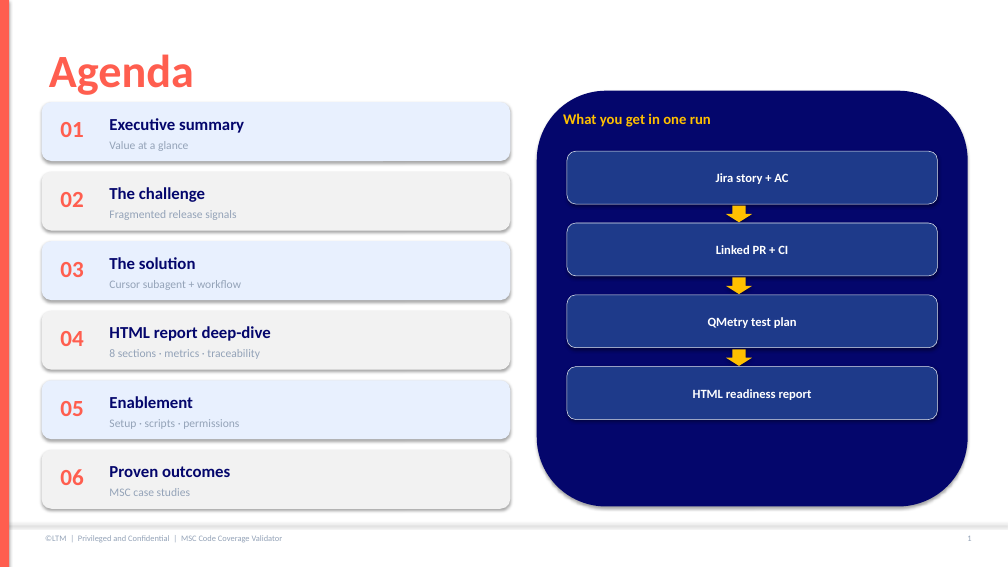
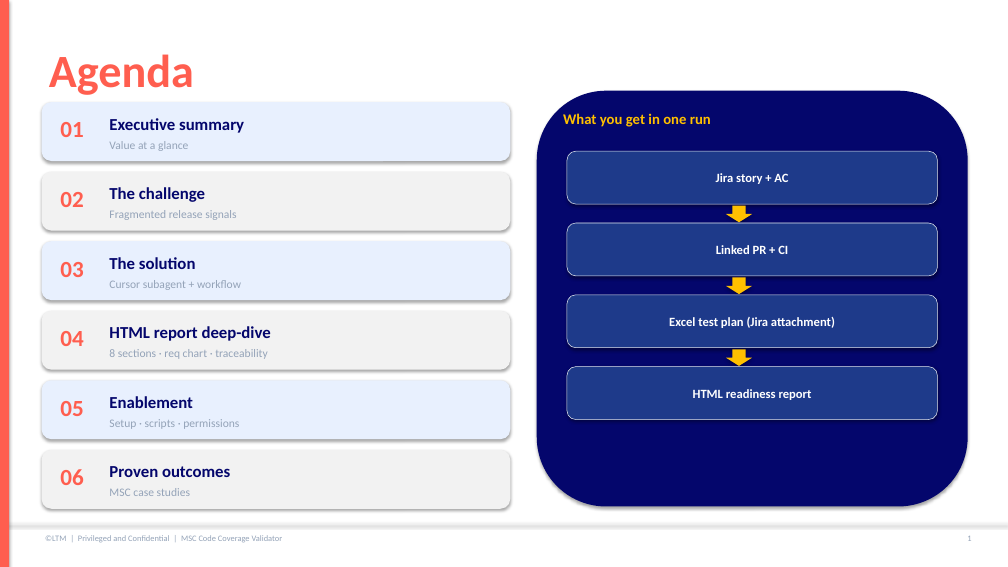
Before and after one commit to mgunjal11/pegasus-qa-agents-lab-copy, a slide deck: slide 2 of docs/MSC-Code-Coverage-Validator-Guide.pptx. Drawn at 1008x567 pixels with LibreOffice and Linux fonts; fonts in the diff are those of the drawing. Boxes give left, top, right and bottom in pixels: in the first picture for what was removed or moved away, otherwise in the second. Text is boxed around its words. In the diff, an @@ line names an element or a change of style, - is before the commit and + after.

```diff
--- a/docs/MSC-Code-Coverage-Validator-Guide.pptx
+++ b/docs/MSC-Code-Coverage-Validator-Guide.pptx
@@ text in rounded rectangle at bbox=[669, 317, 835, 328]: text changed @@
-QMetry test plan
+Excel test plan (Jira attachment)
@@ text at bbox=[109, 349, 268, 359]: text changed @@
-8 sections · metrics · traceability
+8 sections · req chart · traceability
```
Also in this commit, not shown: 15 other slides changed, 1 slide added, 13 other files.
